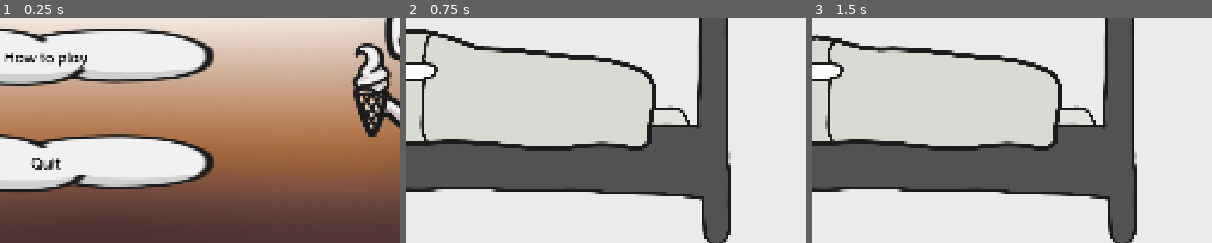
Above: before the commit, frames 1-3 (left to right).
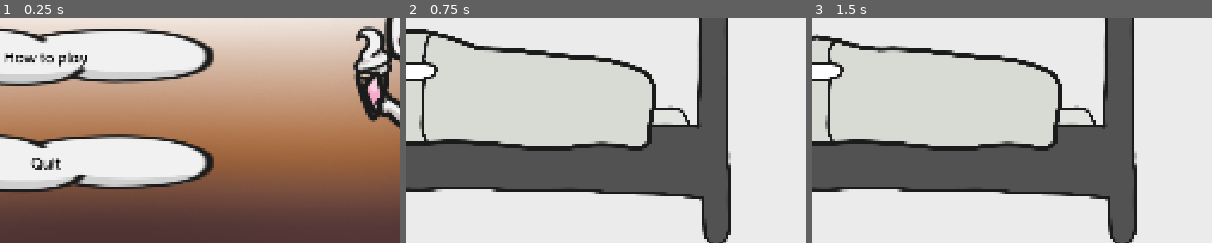
Above: after the commit, the same moments.

Repository: myryk31415/bimm-game-jam
Game: Godot game, scene res://scenes/main_menu.tscn
Same seed, same stepped clock (60 frames per second), same inputs: the game is played once before the commit and once after it. The engine's default icon, where the game draws it, is replaced by a stand-in: a white triangle on a blue panel in a dark square. Sound files missing from this copy of the repository are replaced by a short silence.
Inputs (mouse positions are % of the whole screen's width and height, from its top left):
- Up to frame 1 (0.25 s): no input
- Up to frame 2 (0.75 s): click "Start" at 0.5 s
- Up to frame 3 (1.5 s): tap Enter (ui_accept) at 1.25 s; move the mouse to (72, 45) at 1.27 s; hold Right (right) from 1.28 s (still down); tap C (flip) at 1.35 s; click (72, 45) at 1.42 s
The pictures show only the part of the screen within x 36-86%, y 46-96%; the shares and areas given below are measured in that part.

The runs differ from the first frame. In frame 1, 2.9% of the frame differs, in the area x 87-98%, y 3-53%; in frame 2, nothing differs; in frame 3, nothing differs.

Commit message:
add pop sound
Signed-off-by: Paul Adam <adamp@posteo.de>

Diff:
--- a/scenes/level_1.tscn
+++ b/scenes/level_1.tscn
@@ -66,6 +66,7 @@
 [ext_resource type="Texture2D" uid="uid://dvmc1lcu4em18" path="res://assets/ElinAssets/BubblePopFrames/BubblePop3.png" id="55_88rua"]
 [ext_resource type="AudioStream" uid="uid://wj25avn0u8g0" path="res://Sounds/stop_that_uahh.wav" id="55_yfehg"]
 [ext_resource type="Texture2D" uid="uid://v454ochafucc" path="res://assets/ElinAssets/FearGame_Rainbow.png" id="56_x3eym"]
+[ext_resource type="AudioStream" uid="uid://dujsle2gipmv0" path="res://Sounds/bubble_pop.wav" id="61_ymcg8"]
 
 [sub_resource type="SpriteFrames" id="SpriteFrames_d61pb"]
 animations = [{
@@ -286,6 +287,7 @@
 position = Vector2(141, 380)
 draggable = true
 texture = ExtResource("48_awarj")
+sounds = Array[AudioStream]([ExtResource("61_ymcg8")])
 
 [node name="BubblePop" type="AnimatedSprite2D" parent="Bubble" unique_id=1948390719]
 visible = false
@@ -295,6 +297,7 @@
 position = Vector2(131, 283)
 draggable = true
 texture = ExtResource("48_awarj")
+sounds = Array[AudioStream]([ExtResource("61_ymcg8")])
 
 [node name="BubblePop" type="AnimatedSprite2D" parent="Bubble2" unique_id=248709432]
 visible = false
@@ -304,6 +307,7 @@
 position = Vector2(55, 328)
 draggable = true
 texture = ExtResource("48_awarj")
+sounds = Array[AudioStream]([ExtResource("61_ymcg8")])
 
 [node name="BubblePop" type="AnimatedSprite2D" parent="Bubble3" unique_id=1214561112]
 visible = false
--- a/scenes/main_menu.tscn
+++ b/scenes/main_menu.tscn
@@ -80,17 +80,17 @@
 layout_mode = 2
 color = Color(1, 0.32941177, 0.2627451, 0)
 
+[node name="IceCream" type="Sprite2D" parent="ColorRect/MarginContainer/HBoxContainer" unique_id=806080328]
+position = Vector2(1494, 537.00006)
+scale = Vector2(1.8820776, 1.8820779)
+texture = ExtResource("6_oa1go")
+
 [node name="AnimatedSprite2D" type="AnimatedSprite2D" parent="ColorRect/MarginContainer/HBoxContainer" unique_id=1592886000]
 unique_name_in_owner = true
 position = Vector2(1968, 598)
 scale = Vector2(1.9924592, 1.9924594)
 sprite_frames = ExtResource("5_rtw2f")
 
-[node name="IceCream" type="Sprite2D" parent="." unique_id=806080328]
-position = Vector2(1591, 672.00006)
-scale = Vector2(1.8820776, 1.8820779)
-texture = ExtResource("6_oa1go")
-
 [connection signal="pressed" from="ColorRect/MarginContainer/HBoxContainer/VBoxContainer/Start" to="." method="_on_start_pressed"]
 [connection signal="pressed" from="ColorRect/MarginContainer/HBoxContainer/VBoxContainer/How to play" to="." method="_on_how_to_play_pressed"]
 [connection signal="pressed" from="ColorRect/MarginContainer/HBoxContainer/VBoxContainer/Quit" to="." method="_on_quit_pressed"]
Not shown, added: Sounds/bubble_pop.wav.import
Not shown, added: Sounds/bubble_pop.wav
